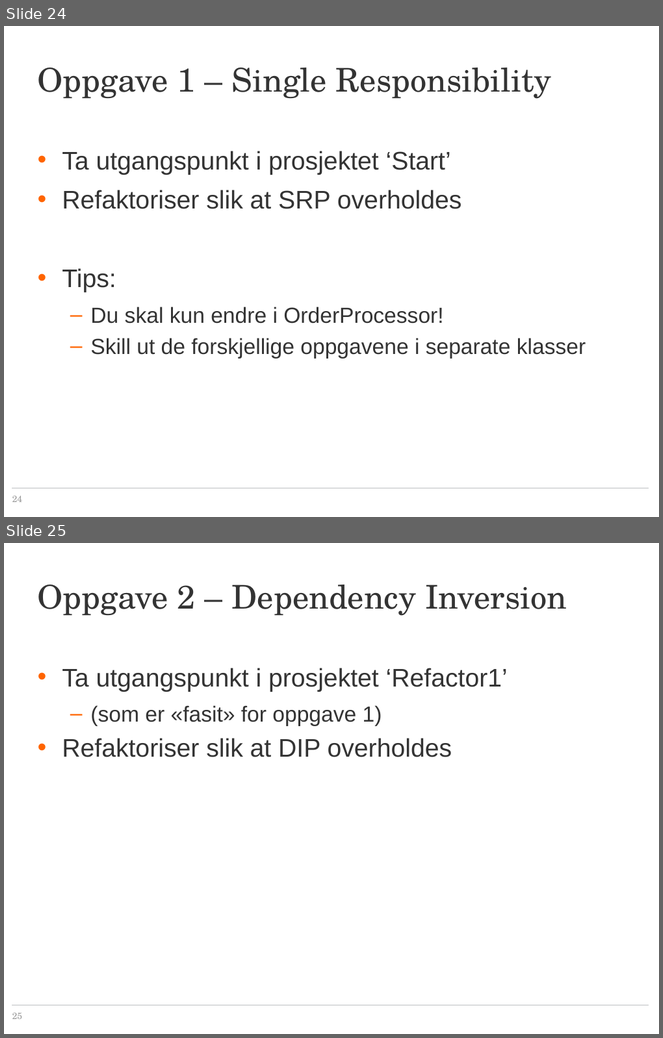
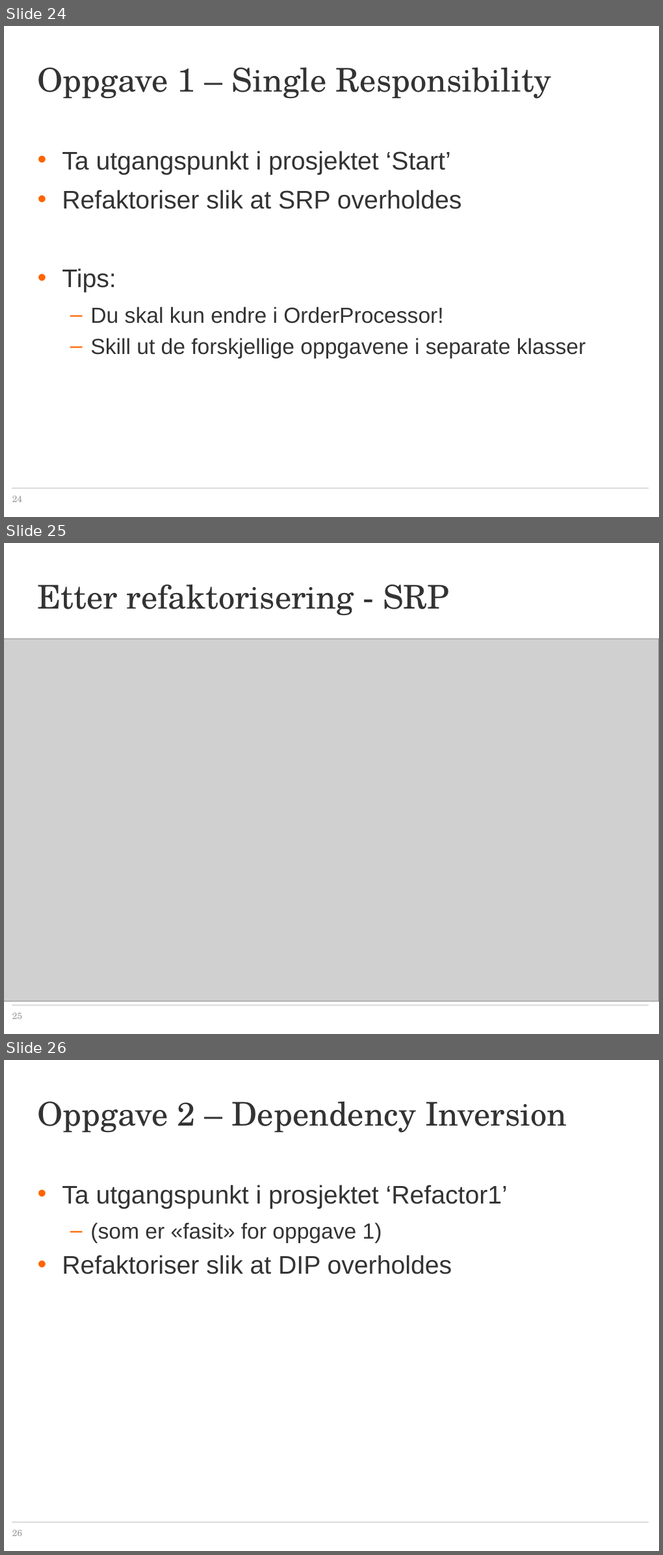
Before and after one commit to bouvet/solid-1, a slide deck: SOLID - SRP-DIP.pptx. Shown one above the other, each under a label of ours: slides 24 and 25 before the commit, slides 24, 25 and 26 after it. The pictures are 663x1038 and 663x1555 pixels, drawn with LibreOffice and Linux fonts; fonts in the diff are those of the drawing; grey boxes stand for pictures; background and template pictures are left out. Boxes give left, top, right and bottom in pixels: in the first picture for what was removed or moved away, otherwise in the second. Text is boxed around its words. In the diff, an @@ line names an element or a change of style, - is before the commit and + after.

Commit message:
Added class diagram for refactor1

```diff
--- a/SOLID - SRP-DIP.pptx
+++ b/SOLID - SRP-DIP.pptx
@@ slide 25 added at box(4, 543, 659, 1034), background #FFFFFF; not listed: 1 template element that a slide beside it also shows @@
@@ title added at box(38, 585, 449, 616), 36 pt, text #333333 @@
+Etter refaktorisering - SRP
@@ picture added at box(4, 639, 659, 1002) @@
@@ page number added at box(12, 1013, 23, 1019), 10 pt, text #9B9B9B @@
+25
@@ what was slide 25 is now slide 26 @@
@@ page number at box(12, 1530, 23, 1536): text changed @@
-25
+26
```
